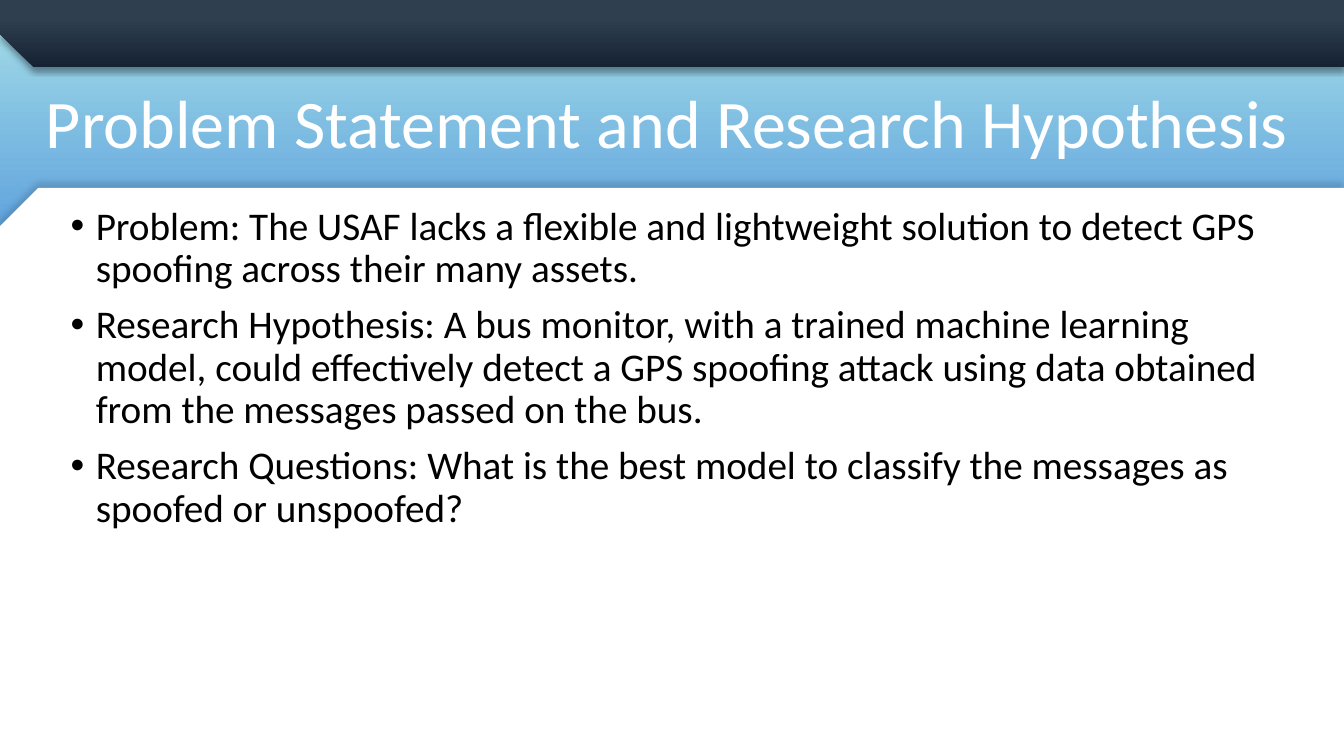
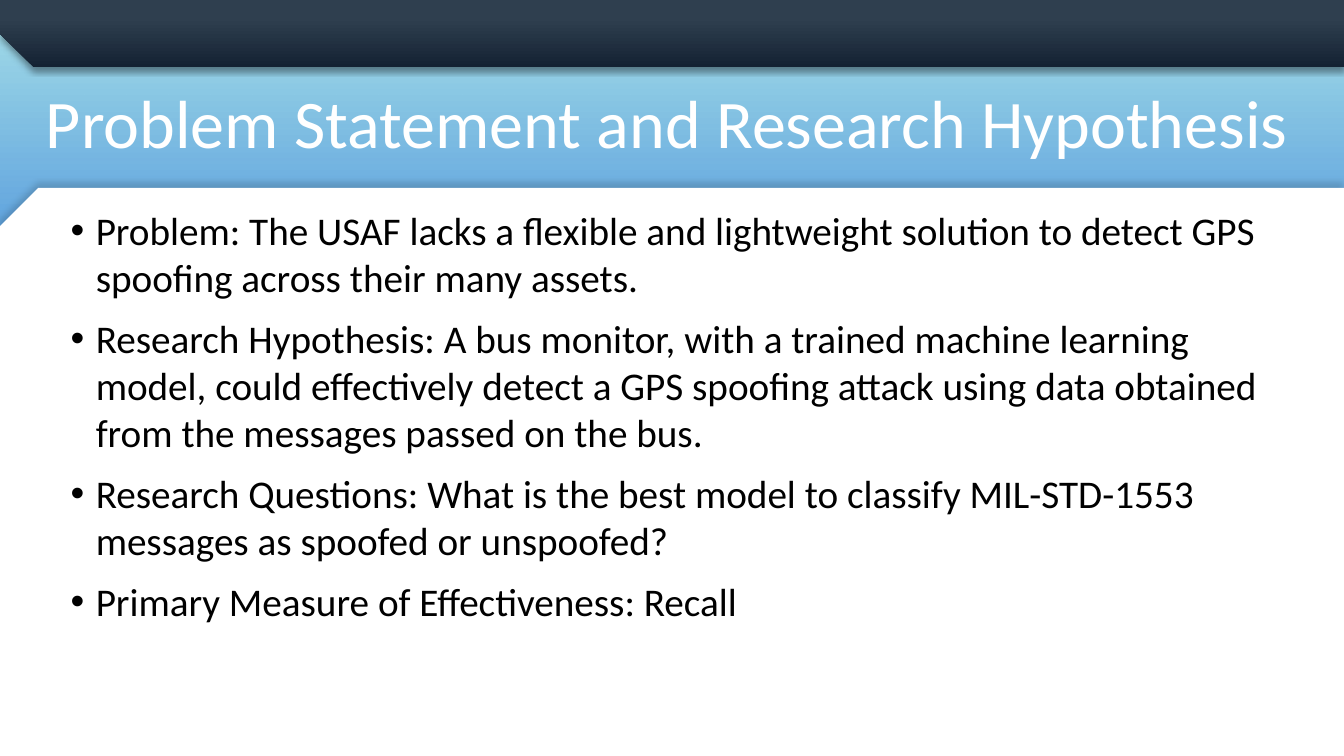
Before and after one commit to mdemore2/CSCE623, a slide deck: slide 4 of Project/Demore_CSCE623Proj.pptx. Drawn at 1344x756 pixels with LibreOffice and Linux fonts; fonts in the diff are those of the drawing; background and template pictures are left out. Boxes give left, top, right and bottom in pixels: in the first picture for what was removed or moved away, otherwise in the second. Text is boxed around its words. In the diff, an @@ line names an element or a change of style, - is before the commit and + after.

```diff
--- a/Project/Demore_CSCE623Proj.pptx
+++ b/Project/Demore_CSCE623Proj.pptx
@@ text at <box>96,217,1256,454</box>: line spacing 0.9 to 1 @@
@@ text at <box>96,480,1194,623</box>: text changed @@
-• Research Questions: What is the best model to classify the messages as spoofed or unspoofed?
+• Research Questions: What is the best model to classify MIL-STD-1553 messages as spoofed or unspoofed?
+• Primary Measure of Effectiveness: Recall
```
Also in this commit, not shown: 2 other slides changed, 5 slides added, 1 slide removed, 1 other file.
